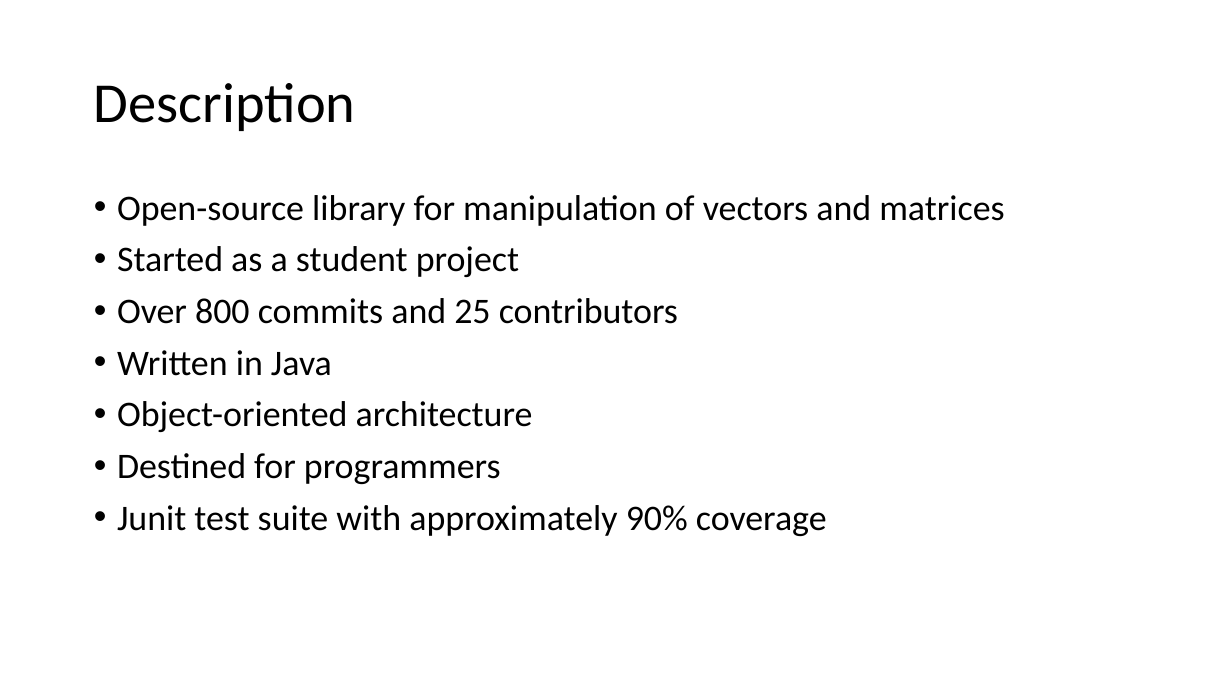
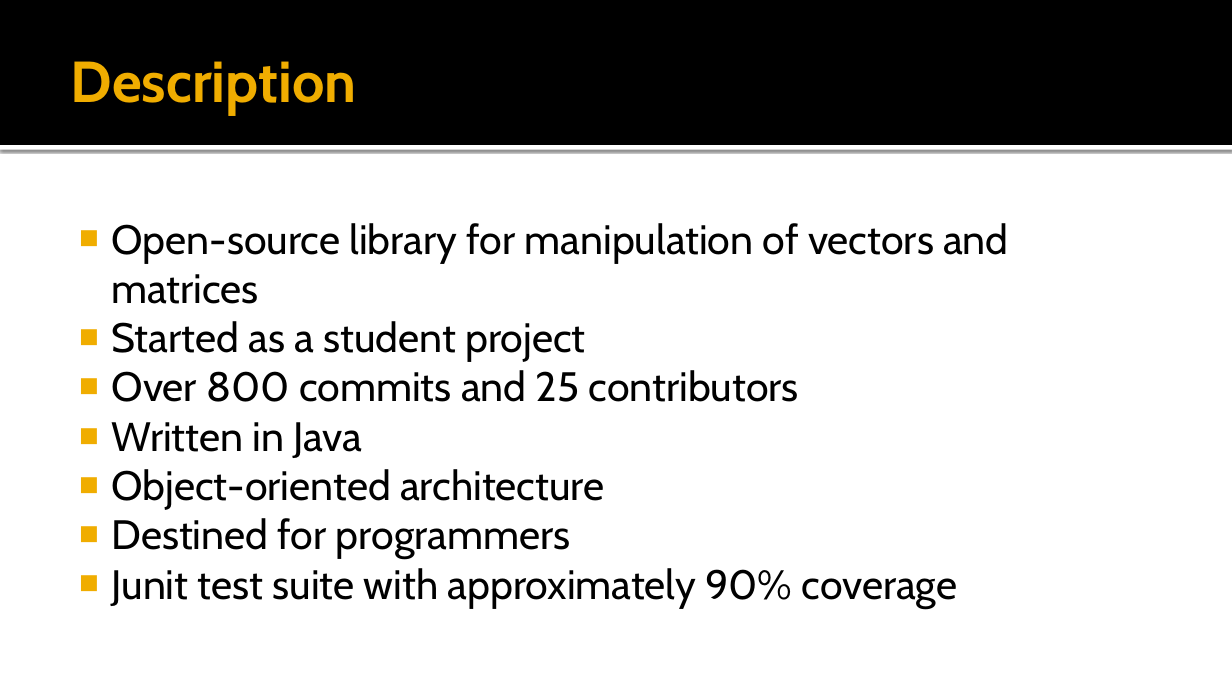
Before and after one commit to vkostyukov/la4j, a slide deck: slide 2 of ArchSW-docs/La4j.pptx. Drawn at 1232x693 pixels with LibreOffice and Linux fonts; fonts in the diff are those of the drawing; background and template pictures are left out. Boxes give left, top, right and bottom in pixels: in the first picture for what was removed or moved away, otherwise in the second. Text is boxed around its words. In the diff, an @@ line names an element or a change of style, - is before the commit and + after.

```diff
--- a/ArchSW-docs/La4j.pptx
+++ b/ArchSW-docs/La4j.pptx
@@ rectangle added at (x1=0, y1=0, x2=1232, y2=145), fill #000000 @@
@@ title "Description" moved from (x1=94, y1=83, x2=356, y2=131) to (x1=71, y1=61, x2=357, y2=114) @@
@@ title "Description" at (x1=71, y1=61, x2=357, y2=114): size 44 to 45 pt, font Calibri to Cabin, text colour #000000 to #F0AD00, bold on; line spacing 0.9 to 1 @@
@@ rectangle added at (x1=0, y1=145, x2=1232, y2=150), fill #FFFFFF @@
@@ text "Open-source library for manipulation of ..." moved from (x1=117, y1=195, x2=1004, y2=536) to (x1=111, y1=223, x2=1008, y2=608) @@
@@ text "Open-source library for manipulation of ..." at (x1=111, y1=223, x2=1008, y2=608): size 28 to 32 pt, font Calibri to Cabin; bullet • to ■; line spacing 0.9 to 1; less space between paragraphs @@
```
Also in this commit, not shown: 21 other slides changed.
